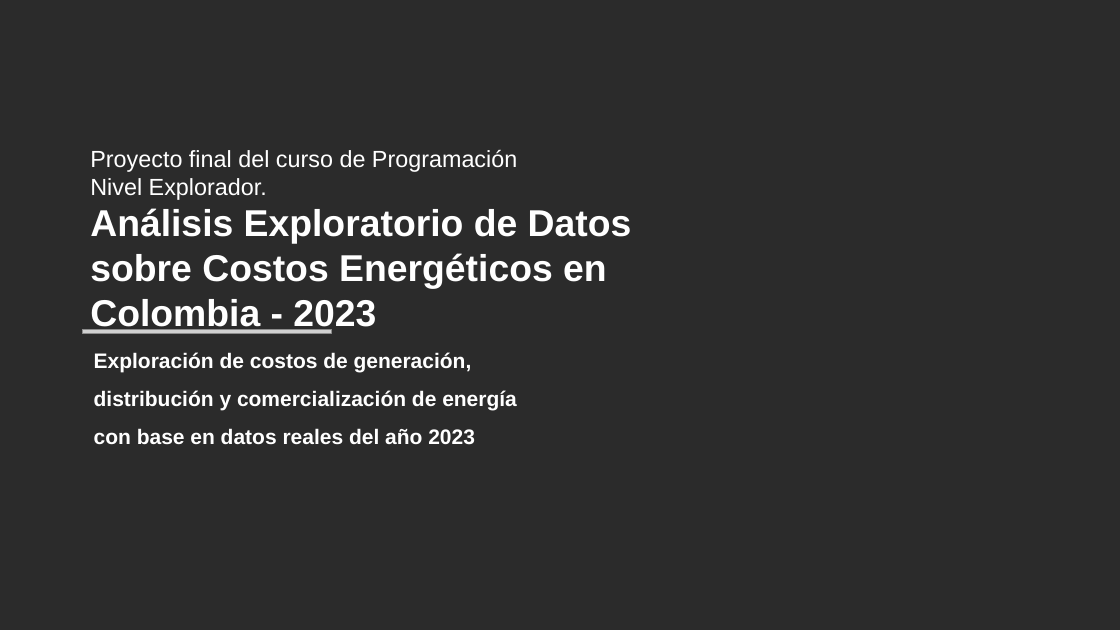
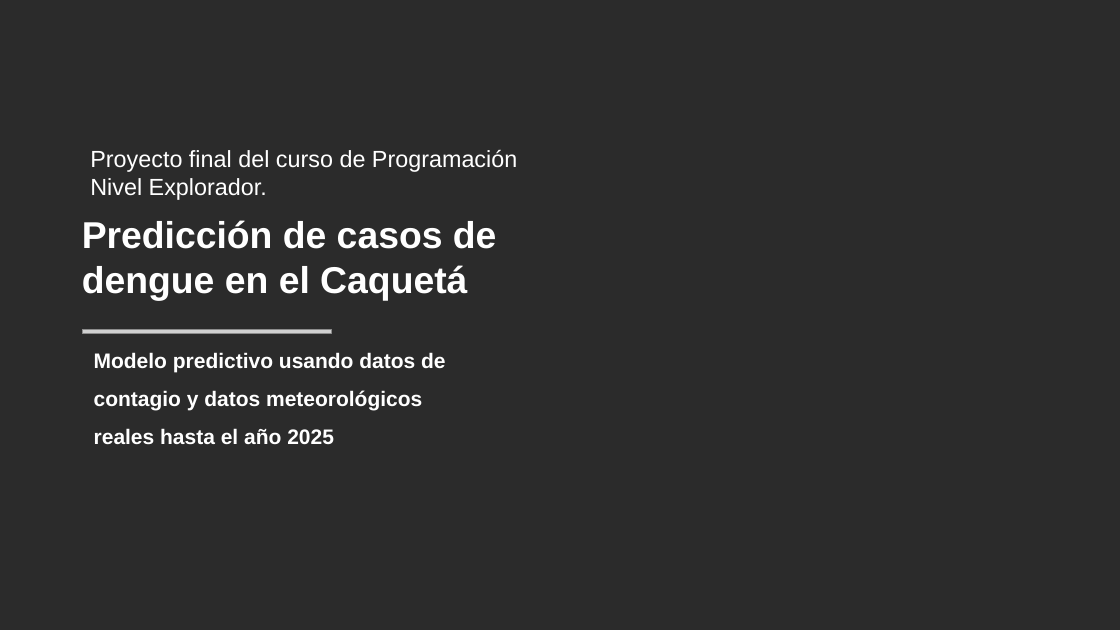
Before and after one commit to Musiconauta24/Proyecto_Curso_IA, a slide deck: slide 1 of Docuemtos_base/proyecto final.pptx. Drawn at 1120x630 pixels with LibreOffice and Linux fonts; fonts in the diff are those of the drawing; grey boxes stand for pictures; background and template pictures are left out; a plain dark background stands for a picture behind light text. Boxes give left, top, right and bottom in pixels: in the first picture for what was removed or moved away, otherwise in the second. Text is boxed around its words. In the diff, an @@ line names an element or a change of style, - is before the commit and + after.

Commit message:
corrección de modelo

```diff
--- a/Docuemtos_base/proyecto final.pptx
+++ b/Docuemtos_base/proyecto final.pptx
@@ text at (x1=82, y1=220, x2=497, y2=301): text changed @@
-Análisis Exploratorio de Datos sobre Costos Energéticos en Colombia - 2023
+Predicción de casos de dengue en el Caquetá
@@ text at (x1=94, y1=352, x2=445, y2=444): text changed @@
-Exploración de costos de generación,
-distribución y comercialización de energía
-con base en datos reales del año 2023
+Modelo predictivo usando datos de
+contagio y datos meteorológicos
+reales hasta el año 2025
```
Also in this commit, not shown: 3 other slides changed, 6 slides added, 5 slides removed, 11 other files.
